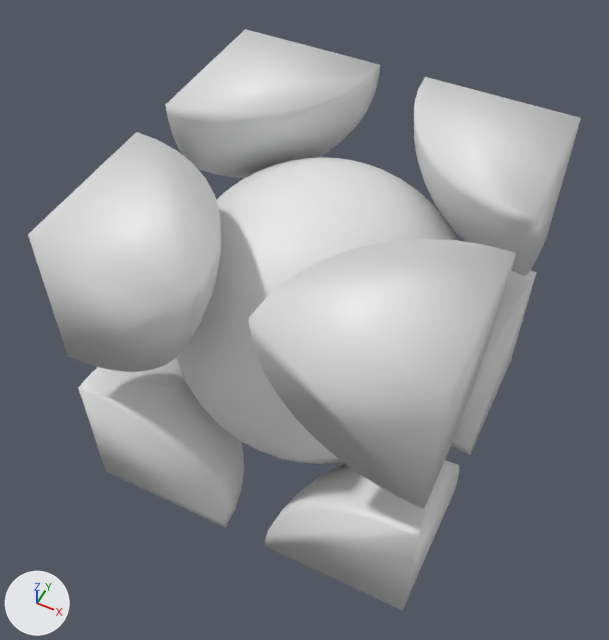
A saved change to the OBJ model FrameworkCristalografia/Assets/Models/CentradaEnElCuerpo/CCCuerpo.obj.
One viewpoint serves both versions: a camera (50 mm lens) standing at (1.188, -0.984, 2.289) and looking at (0.465, 0.461, 0.483). Arrows for +X, +Y and +Z are at lower left; the lights stay in place. Where no turn or scale is listed for an object, it has been applied to the vertices.

Script lines for the objects in view, before the commit:
```python
me_cccuerpo = bpy.data.meshes.new('CCCuerpo')
me_cccuerpo.from_pydata(...)  # 3338 vertices, 3224 faces; spans x 0.0..1.0, y 0.0..1.0, z 0.0..1.0
ob_cccuerpo = bpy.data.objects.new('CCCuerpo', me_cccuerpo)
ob_cccuerpo.location = (0.0, 0.0, 0.0)
```
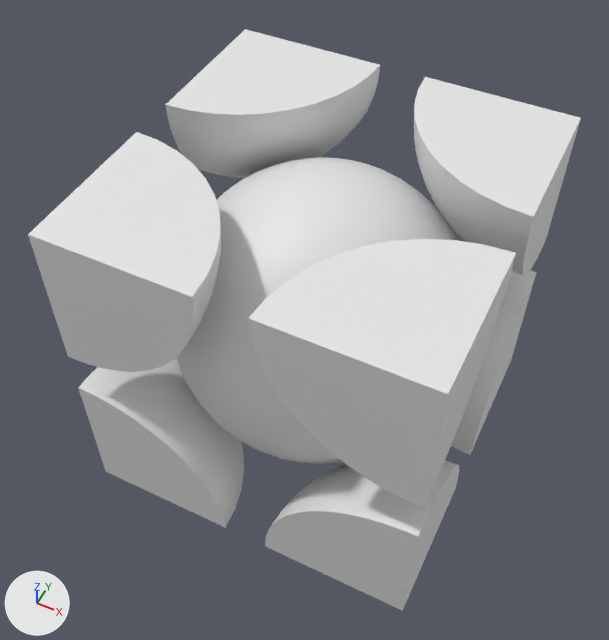
Pixel boxes [x1, y1, x2, y2] of what changed, in the pictures (609 x 640 px):
part 1 of me_cccuerpo, built on
    both: [28, 119, 581, 508]

Edits to the bpy script that builds the scene:
```text
Change me_cccuerpo:
    used by ob_cccuerpo; location = (0.0, 0.0, 0.0)
    remove me_cccuerpo.from_pydata(...)  # 3338 vertices, 3224 faces; spans x 0.0..1.0, y 0.0..1.0, z 0.0..1.0
    add me_cccuerpo.from_pydata(...)  # 3446 vertices, 3332 faces; spans x 0.0..1.0, y 0.0..1.0, z 0.0..1.0
    me_cccuerpo part 1
    108 faces are deleted
    108 vertices are added at x 0.0..1.0, y 0.0..1.0, z 0.624..0.883
    216 new faces join them
```
